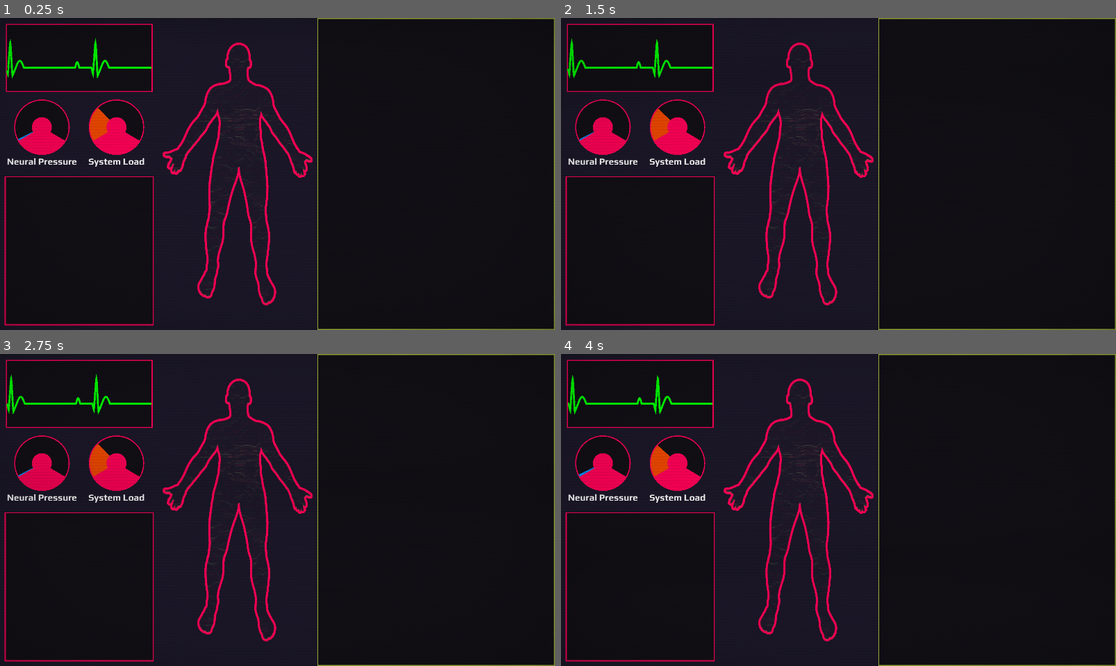
Above: before the commit, frames 1-4 (two rows, left to right).
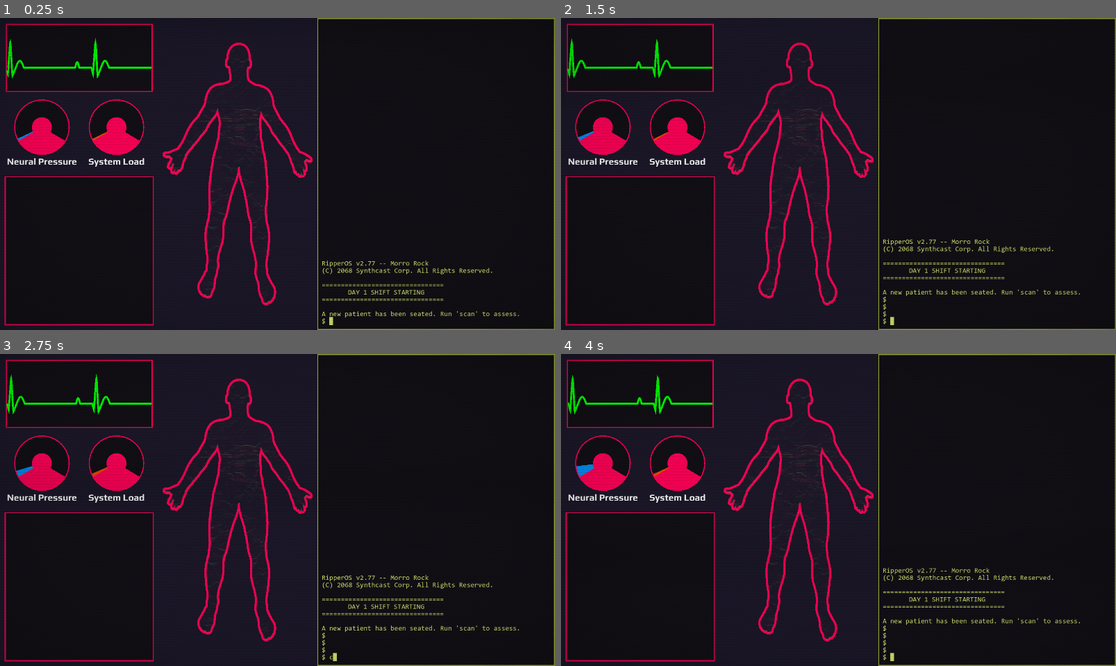
Above: after the commit, the same moments.

Repository: aaronrjackson/ripperdoc
Game: Godot game, scene res://main.tscn
Same seed, same stepped clock (60 frames per second), same inputs: the game is played once before the commit and once after it.
Inputs:
- Up to frame 1 (0.25 s): no input
- Up to frame 2 (1.5 s): tap Enter at 0.5, 0.6 s; hold Right 0.53-1.28 s; hold Down from 1.28 s (still down); tap Keypad Enter at 1.35 s
- Up to frame 3 (2.75 s): release Down at 2.03 s; hold Right from 2.03 s (still down); tap C at 2.1 s
- Up to frame 4 (4 s): release Right at 2.78 s; hold Up 2.78-3.53 s; tap Backspace at 2.85 s; hold Left from 3.53 s (still down); tap Enter at 3.6 s

The runs differ from the first frame. In frame 1, 1.1% of the frame differs, in the area x 3-94%, y 28-99%; in frame 2, 1.2%; in frame 3, 1.2%; in frame 4, 1.2%, in the area x 2-94%, y 29-99%.
Error before the commit: Parse Error: Function "set_pressure_rate_from_drivers()" not found in base self. (res://game_manager.gd:127)

Commit message:
weirdo line remove

Diff:
--- a/game_manager.gd
+++ b/game_manager.gd
@@ -124,7 +124,6 @@
 	current_character = character
 	installed_drivers.clear()
 	reset_vitals()
-	set_pressure_rate_from_drivers(character)
 	character_loaded.emit(character)
 	_maybe_upload_viruses(character)
 	_maybe_trigger_vfib()
